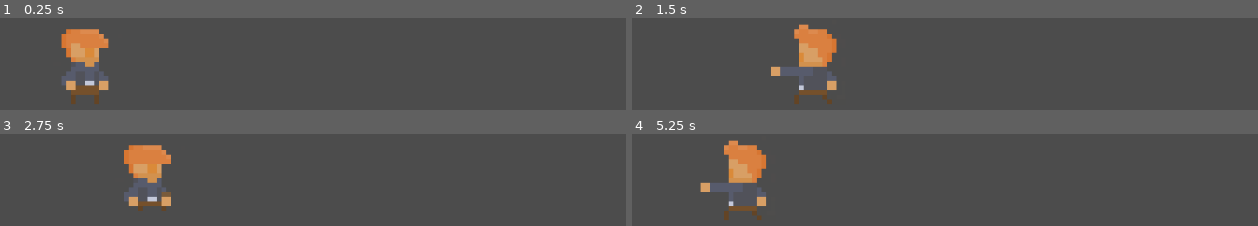
Above: before the commit, frames 1-4 (two rows, left to right).
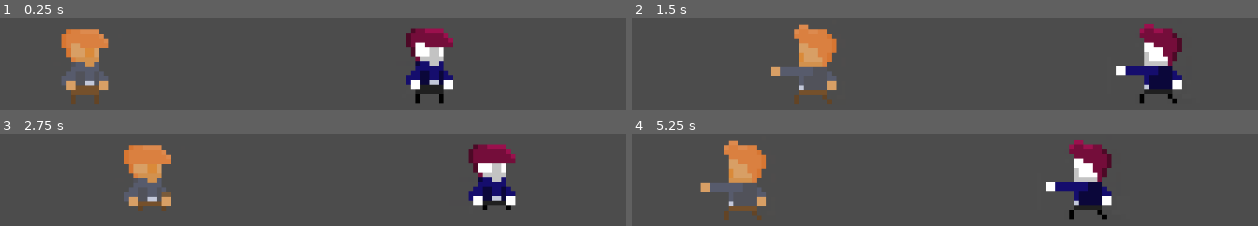
Above: after the commit, the same moments.

Repository: qdruault/taperfort
Game: Godot game, scene res://scenes/Main.tscn
The game is run twice, just before and just after one commit, with the same random seed, the same clock (stepped at 60 frames per second) and the same inputs.
Inputs:
- Up to frame 1 (0.25 s): no input
- Up to frame 2 (1.5 s): hold D (right) 0.53-1.28 s; tap Space (attack) at 0.6, 1.35 s; hold Q (left) from 1.28 s (still down)
- Up to frame 3 (2.75 s): release Q (left) at 2.03 s; hold D (right) from 2.03 s (still down); tap Space (attack) at 2.1 s
- Up to frame 4 (5.25 s): tap Space (attack) every 0.75 s from 2.85 to 5.1 s; release D (right) at 3.53 s; hold Q (left) from 3.53 s (still down)

The runs differ from the first frame. In frame 1, 4.5% of the frame differs, in the area x 64-73%, y 10-94%; in frame 2, 4.7%, in the area x 77-88%, y 6-94%; in frame 3, 4.2%; in frame 4, 4.6%.

Commit message:
Skin system

Diff:
--- a/scenes/Main.tscn
+++ b/scenes/Main.tscn
@@ -15,3 +15,7 @@
 
 [node name="Player" parent="." instance=ExtResource( 1 )]
 position = Vector2( 246.822, 531.265 )
+
+[node name="Player2" parent="." instance=ExtResource( 1 )]
+position = Vector2( 688.618, 530.205 )
+playerIndex = 2
--- a/scenes/Player.gd
+++ b/scenes/Player.gd
@@ -6,8 +6,28 @@
 var velocity : Vector2 = Vector2()
 var stateMachine;
 
+export(Texture) var idleTextureSheet;
+export(Texture) var runTextureSheet;
+var hurtTextureSheet;
+var attackTextureSheet;
+
+export var playerIndex = 1;
+
 func _ready():
 	stateMachine = $AnimationTree.get("parameters/playback")
+
+	# Texture Management
+	if (playerIndex == 1):
+		idleTextureSheet = load("res://sprites/Buck Borris/idle.png")
+		runTextureSheet = load("res://sprites/Buck Borris/run.png")
+		hurtTextureSheet = load("res://sprites/Buck Borris/damaged.png")
+		attackTextureSheet = load("res://sprites/Buck Borris/attacks.png")
+	else:
+		idleTextureSheet = load("res://sprites/Buck Borris/p2_idle.png")
+		runTextureSheet = load("res://sprites/Buck Borris/p2_run.png")
+		hurtTextureSheet = load("res://sprites/Buck Borris/p2_damaged.png")
+		attackTextureSheet = load("res://sprites/Buck Borris/p2_attacks.png")
+	$Sprite.set_texture(idleTextureSheet)
 
 func _get_input():
 
@@ -37,3 +57,15 @@
 func _physics_process(delta):
 	_get_input()
 	velocity = move_and_slide(velocity, Vector2.UP)
+
+func _animationInitialization(animationName):
+	print("salut" + animationName)
+	match animationName:
+		"Attack":
+			$Sprite.set_texture(attackTextureSheet)
+		"Run":
+			$Sprite.set_texture(runTextureSheet)
+		"Idle":
+			$Sprite.set_texture(idleTextureSheet)
+		"Hurt":
+			$Sprite.set_texture(hurtTextureSheet)
--- a/scenes/Player.tscn
+++ b/scenes/Player.tscn
@@ -33,7 +33,7 @@
 tracks/1/interp = 1
 tracks/1/loop_wrap = true
 tracks/1/imported = false
-tracks/1/enabled = true
+tracks/1/enabled = false
 tracks/1/keys = {
 "times": PoolRealArray( 0 ),
 "transitions": PoolRealArray( 1 ),
@@ -87,6 +87,20 @@
 "transitions": PoolRealArray( 1 ),
 "update": 0,
 "values": [ Vector2( 1, 1 ) ]
+}
+tracks/6/type = "method"
+tracks/6/path = NodePath(".")
+tracks/6/interp = 1
+tracks/6/loop_wrap = true
+tracks/6/imported = false
+tracks/6/enabled = true
+tracks/6/keys = {
+"times": PoolRealArray( 0 ),
+"transitions": PoolRealArray( 1 ),
+"values": [ {
+"args": [ "Attack" ],
+"method": "_animationInitialization"
+} ]
 }
 
 [sub_resource type="Animation" id=4]
@@ -110,7 +124,7 @@
 tracks/1/interp = 1
 tracks/1/loop_wrap = true
 tracks/1/imported = false
-tracks/1/enabled = true
+tracks/1/enabled = false
 tracks/1/keys = {
 "times": PoolRealArray( 0 ),
 "transitions": PoolRealArray( 1 ),
@@ -164,6 +178,20 @@
 "transitions": PoolRealArray( 1 ),
 "update": 0,
 "values": [ Vector2( 1.547, 1 ) ]
+}
+tracks/6/type = "method"
+tracks/6/path = NodePath(".")
+tracks/6/interp = 1
+tracks/6/loop_wrap = true
+tracks/6/imported = false
+tracks/6/enabled = true
+tracks/6/keys = {
+"times": PoolRealArray( 0 ),
+"transitions": PoolRealArray( 1 ),
+"values": [ {
+"args": [ "Attack" ],
+"method": "_animationInitialization"
+} ]
 }
 
 [sub_resource type="Animation" id=5]
@@ -187,7 +215,7 @@
 tracks/1/interp = 1
 tracks/1/loop_wrap = true
 tracks/1/imported = false
-tracks/1/enabled = true
+tracks/1/enabled = false
 tracks/1/keys = {
 "times": PoolRealArray( 0 ),
 "transitions": PoolRealArray( 1 ),
@@ -242,8 +270,22 @@
 "update": 0,
 "values": [ Vector2( 1.547, 1 ), Vector2( 1.796, 2.491 ) ]
 }
-
-[sub_resource type="Animation" id=28]
+tracks/6/type = "method"
+tracks/6/path = NodePath(".")
+tracks/6/interp = 1
+tracks/6/loop_wrap = true
+tracks/6/imported = false
+tracks/6/enabled = true
+tracks/6/keys = {
+"times": PoolRealArray( 0 ),
+"transitions": PoolRealArray( 1 ),
+"values": [ {
+"args": [ "Attack" ],
+"method": "_animationInitialization"
+} ]
+}
+
+[sub_resource type="Animation" id=6]
 resource_name = "Hurt"
 length = 0.4
 step = 0.01
@@ -252,7 +294,7 @@
 tracks/0/interp = 1
 tracks/0/loop_wrap = true
 tracks/0/imported = false
-tracks/0/enabled = true
+tracks/0/enabled = false
 tracks/0/keys = {
 "times": PoolRealArray( 0 ),
 "transitions": PoolRealArray( 1 ),
@@ -295,9 +337,22 @@
 "update": 1,
 "values": [ true ]
 }
-
-[sub_resource type="Animation" id=6]
-resource_name = "Idle"
+tracks/4/type = "method"
+tracks/4/path = NodePath(".")
+tracks/4/interp = 1
+tracks/4/loop_wrap = true
+tracks/4/imported = false
+tracks/4/enabled = true
+tracks/4/keys = {
+"times": PoolRealArray( 0 ),
+"transitions": PoolRealArray( 1 ),
+"values": [ {
+"args": [ "Hurt" ],
+"method": "_animationInitialization"
+} ]
+}
+
+[sub_resource type="Animation" id=7]
 loop = true
 tracks/0/type = "value"
 tracks/0/path = NodePath("Sprite:frame")
@@ -316,7 +371,7 @@
 tracks/1/interp = 1
 tracks/1/loop_wrap = true
 tracks/1/imported = false
-tracks/1/enabled = true
+tracks/1/enabled = false
 tracks/1/keys = {
 "times": PoolRealArray( 0 ),
 "transitions": PoolRealArray( 1 ),
@@ -347,9 +402,22 @@
 "update": 1,
 "values": [ true ]
 }
-
-[sub_resource type="Animation" id=7]
-resource_name = "Run"
+tracks/4/type = "method"
+tracks/4/path = NodePath(".")
+tracks/4/interp = 1
+tracks/4/loop_wrap = true
+tracks/4/imported = false
+tracks/4/enabled = true
+tracks/4/keys = {
+"times": PoolRealArray( 0 ),
+"transitions": PoolRealArray( 1 ),
+"values": [ {
+"args": [ "Idle" ],
+"method": "_animationInitialization"
+} ]
+}
+
+[sub_resource type="Animation" id=8]
 loop = true
 step = 0.01
 tracks/0/type = "value"
@@ -369,7 +437,7 @@
 tracks/1/interp = 1
 tracks/1/loop_wrap = true
 tracks/1/imported = false
-tracks/1/enabled = true
+tracks/1/enabled = false
 tracks/1/keys = {
 "times": PoolRealArray( 0 ),
 "transitions": PoolRealArray( 1 ),
@@ -400,81 +468,95 @@
 "update": 1,
 "values": [ true ]
 }
-
-[sub_resource type="AnimationNodeAnimation" id=8]
+tracks/4/type = "method"
+tracks/4/path = NodePath(".")
+tracks/4/interp = 1
+tracks/4/loop_wrap = true
+tracks/4/imported = false
+tracks/4/enabled = true
+tracks/4/keys = {
+"times": PoolRealArray( 0 ),
+"transitions": PoolRealArray( 1 ),
+"values": [ {
+"args": [ "Run" ],
+"method": "_animationInitialization"
+} ]
+}
+
+[sub_resource type="AnimationNodeAnimation" id=9]
 animation = "Attack1"
 
-[sub_resource type="AnimationNodeAnimation" id=9]
+[sub_resource type="AnimationNodeAnimation" id=10]
 animation = "Attack2"
 
-[sub_resource type="AnimationNodeAnimation" id=10]
+[sub_resource type="AnimationNodeAnimation" id=11]
 animation = "Attack3"
 
-[sub_resource type="AnimationNodeAnimation" id=29]
+[sub_resource type="AnimationNodeAnimation" id=12]
 animation = "Hurt"
 
-[sub_resource type="AnimationNodeAnimation" id=11]
+[sub_resource type="AnimationNodeAnimation" id=13]
 animation = "Idle"
 
-[sub_resource type="AnimationNodeAnimation" id=12]
+[sub_resource type="AnimationNodeAnimation" id=14]
 animation = "Run"
 
-[sub_resource type="AnimationNodeStateMachineTransition" id=13]
+[sub_resource type="AnimationNodeStateMachineTransition" id=15]
 
 [sub_resource type="AnimationNodeStateMachineTransition" id=16]
 switch_mode = 2
 auto_advance = true
 
+[sub_resource type="AnimationNodeStateMachineTransition" id=17]
+
 [sub_resource type="AnimationNodeStateMachineTransition" id=18]
-
-[sub_resource type="AnimationNodeStateMachineTransition" id=19]
 switch_mode = 2
 auto_advance = true
 
+[sub_resource type="AnimationNodeStateMachineTransition" id=19]
+
 [sub_resource type="AnimationNodeStateMachineTransition" id=20]
 
 [sub_resource type="AnimationNodeStateMachineTransition" id=21]
 
 [sub_resource type="AnimationNodeStateMachineTransition" id=22]
-
-[sub_resource type="AnimationNodeStateMachineTransition" id=25]
 switch_mode = 2
 auto_advance = true
 
-[sub_resource type="AnimationNodeStateMachineTransition" id=26]
+[sub_resource type="AnimationNodeStateMachineTransition" id=23]
 switch_mode = 2
 auto_advance = true
+
+[sub_resource type="AnimationNodeStateMachineTransition" id=24]
+switch_mode = 2
+auto_advance = true
+
+[sub_resource type="AnimationNodeStateMachineTransition" id=25]
+
+[sub_resource type="AnimationNodeStateMachineTransition" id=26]
 
 [sub_resource type="AnimationNodeStateMachineTransition" id=27]
 switch_mode = 2
 auto_advance = true
 
-[sub_resource type="AnimationNodeStateMachineTransition" id=30]
-
-[sub_resource type="AnimationNodeStateMachineTransition" id=31]
-
-[sub_resource type="AnimationNodeStateMachineTransition" id=32]
-switch_mode = 2
-auto_advance = true
-
-[sub_resource type="AnimationNodeStateMachine" id=23]
-states/Attack1/node = SubResource( 8 )
+[sub_resource type="AnimationNodeStateMachine" id=28]
+states/Attack1/node = SubResource( 9 )
 states/Attack1/position = Vector2( 297, 56 )
-states/Attack2/node = SubResource( 9 )
+states/Attack2/node = SubResource( 10 )
 states/Attack2/position = Vector2( 297, 169 )
-states/Attack3/node = SubResource( 10 )
+states/Attack3/node = SubResource( 11 )
 states/Attack3/position = Vector2( 297, 291 )
-states/Hurt/node = SubResource( 29 )
+states/Hurt/node = SubResource( 12 )
 states/Hurt/position = Vector2( -31, 210 )
-states/Idle/node = SubResource( 11 )
+states/Idle/node = SubResource( 13 )
 states/Idle/position = Vector2( 110, 56 )
-states/Run/node = SubResource( 12 )
+states/Run/node = SubResource( 14 )
 states/Run/position = Vector2( -90, 56 )
-transitions = [ "Idle", "Attack1", SubResource( 13 ), "Attack3", "Idle", SubResource( 16 ), "Idle", "Attack2", SubResource( 18 ), "Attack2", "Idle", SubResource( 19 ), "Idle", "Attack3", SubResource( 20 ), "Run", "Idle", SubResource( 21 ), "Idle", "Run", SubResource( 22 ), "Attack1", "Attack2", SubResource( 25 ), "Attack1", "Idle", SubResource( 26 ), "Attack2", "Attack3", SubResource( 27 ), "Run", "Hurt", SubResource( 30 ), "Idle", "Hurt", SubResource( 31 ), "Hurt", "Idle", SubResource( 32 ) ]
+transitions = [ "Idle", "Attack1", SubResource( 15 ), "Attack3", "Idle", SubResource( 16 ), "Idle", "Attack2", SubResource( 17 ), "Attack2", "Idle", SubResource( 18 ), "Idle", "Attack3", SubResource( 19 ), "Run", "Idle", SubResource( 20 ), "Idle", "Run", SubResource( 21 ), "Attack1", "Attack2", SubResource( 22 ), "Attack1", "Idle", SubResource( 23 ), "Attack2", "Attack3", SubResource( 24 ), "Run", "Hurt", SubResource( 25 ), "Idle", "Hurt", SubResource( 26 ), "Hurt", "Idle", SubResource( 27 ) ]
 start_node = "Idle"
 graph_offset = Vector2( -367, 10 )
 
-[sub_resource type="AnimationNodeStateMachinePlayback" id=24]
+[sub_resource type="AnimationNodeStateMachinePlayback" id=29]
 
 [node name="Player" type="KinematicBody2D"]
 position = Vector2( 250, 580 )
@@ -487,7 +569,7 @@
 texture = ExtResource( 3 )
 vframes = 5
 hframes = 4
-frame = 5
+frame = 17
 
 [node name="CollisionShape2D" type="CollisionShape2D" parent="."]
 visible = false
@@ -498,8 +580,7 @@
 [node name="Area2D" type="Area2D" parent="."]
 
 [node name="HitBox" type="CollisionShape2D" parent="Area2D"]
-position = Vector2( 19.479, -11.892 )
-scale = Vector2( 1.5719, 1.1491 )
+position = Vector2( 21.024, -12.978 )
 shape = SubResource( 2 )
 disabled = true
 
@@ -507,12 +588,12 @@
 anims/Attack1 = SubResource( 3 )
 anims/Attack2 = SubResource( 4 )
 anims/Attack3 = SubResource( 5 )
-anims/Hurt = SubResource( 28 )
-anims/Idle = SubResource( 6 )
-anims/Run = SubResource( 7 )
+anims/Hurt = SubResource( 6 )
+anims/Idle = SubResource( 7 )
+anims/Run = SubResource( 8 )
 
 [node name="AnimationTree" type="AnimationTree" parent="."]
-tree_root = SubResource( 23 )
+tree_root = SubResource( 28 )
 anim_player = NodePath("../AnimationPlayer")
 active = true
-parameters/playback = SubResource( 24 )
+parameters/playback = SubResource( 29 )
Binary file added: sprites/Buck Borris/p2_attacks.png
Not shown, added: sprites/Buck Borris/p2_attacks.png.import
Binary file added: sprites/Buck Borris/p2_damaged.png
Not shown, added: sprites/Buck Borris/p2_damaged.png.import
Binary file added: sprites/Buck Borris/p2_idle.png
Not shown, added: sprites/Buck Borris/p2_idle.png.import
Binary file added: sprites/Buck Borris/p2_run.png
Not shown, added: sprites/Buck Borris/p2_run.png.import
